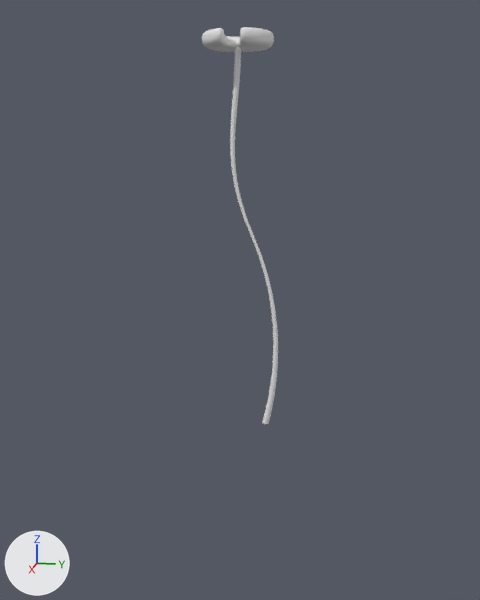
A saved change to the Blender file Assets/Models/Small Lily pad.blend.
The view is the same before and after, from a camera (50 mm lens) standing at (9.2, 1.87, -1.25) and looking at (-0.1, 0.01, -3.58). Lighting does not change. The marker at lower left points along +X, +Y and +Z.

Names of what the first picture shows: 'Lily pad', 'Stalk'.
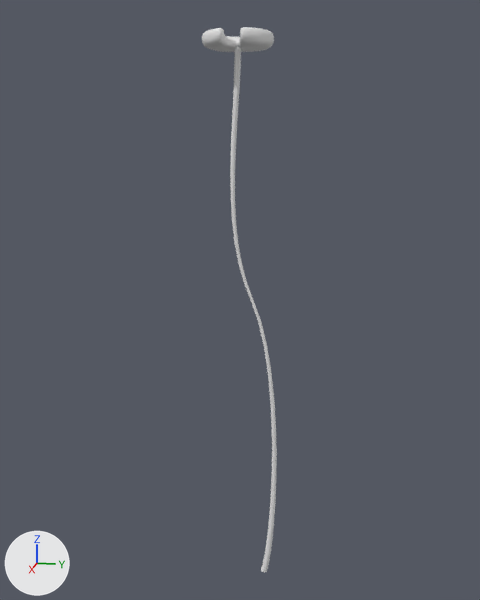
Boxes [x1, y1, x2, y2] around the edits, measured in the pictures (480 x 600 px):
'Stalk', reshaped (39% taller): before [230, 46, 278, 424]; after [230, 46, 277, 573]

The change, as a list of edits to the scene's bpy script:
```text
Change cu_béziercurve_001:
    where _sp = cu_béziercurve_001.splines.new('BEZIER'); _sp.bezier_points.add(2)
    remove _sp.bezier_points.foreach_set('co', [0.0, -5.437, -0.418, 0.0, -2.623, -0.209, 0.0, -0.0531, 0.0])
    remove _sp.bezier_points.foreach_set('handle_left', [0.0, -6.123, -0.249, 0.0, -3.694, -0.692, 0.0, -1.053, 0.0])
    remove _sp.bezier_points.foreach_set('handle_right', [0.0, -4.75, -0.587, 0.0, -1.552, 0.273, 0.0, 0.947, 0.0])
    add _sp.bezier_points.foreach_set('co', [0.0, -7.981, -0.418, 0.0, -3.563, -0.209, 0.0, -0.0531, 0.0])
    add _sp.bezier_points.foreach_set('handle_left', [0.0, -8.667, -0.249, 0.0, -4.634, -0.692, 0.0, -1.053, 0.0])
    add _sp.bezier_points.foreach_set('handle_right', [0.0, -7.294, -0.587, 0.0, -2.492, 0.273, 0.0, 0.947, 0.0])
```
